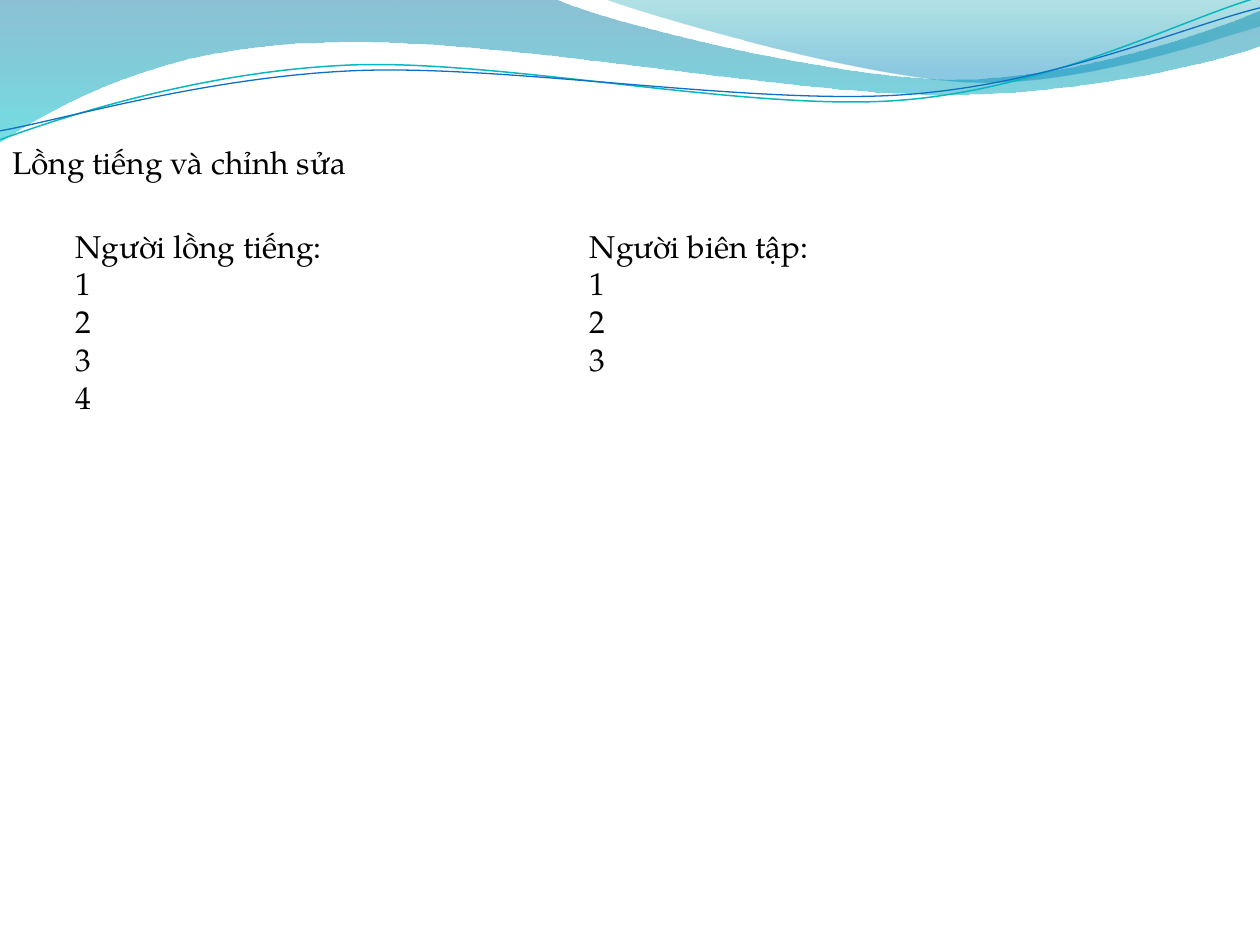
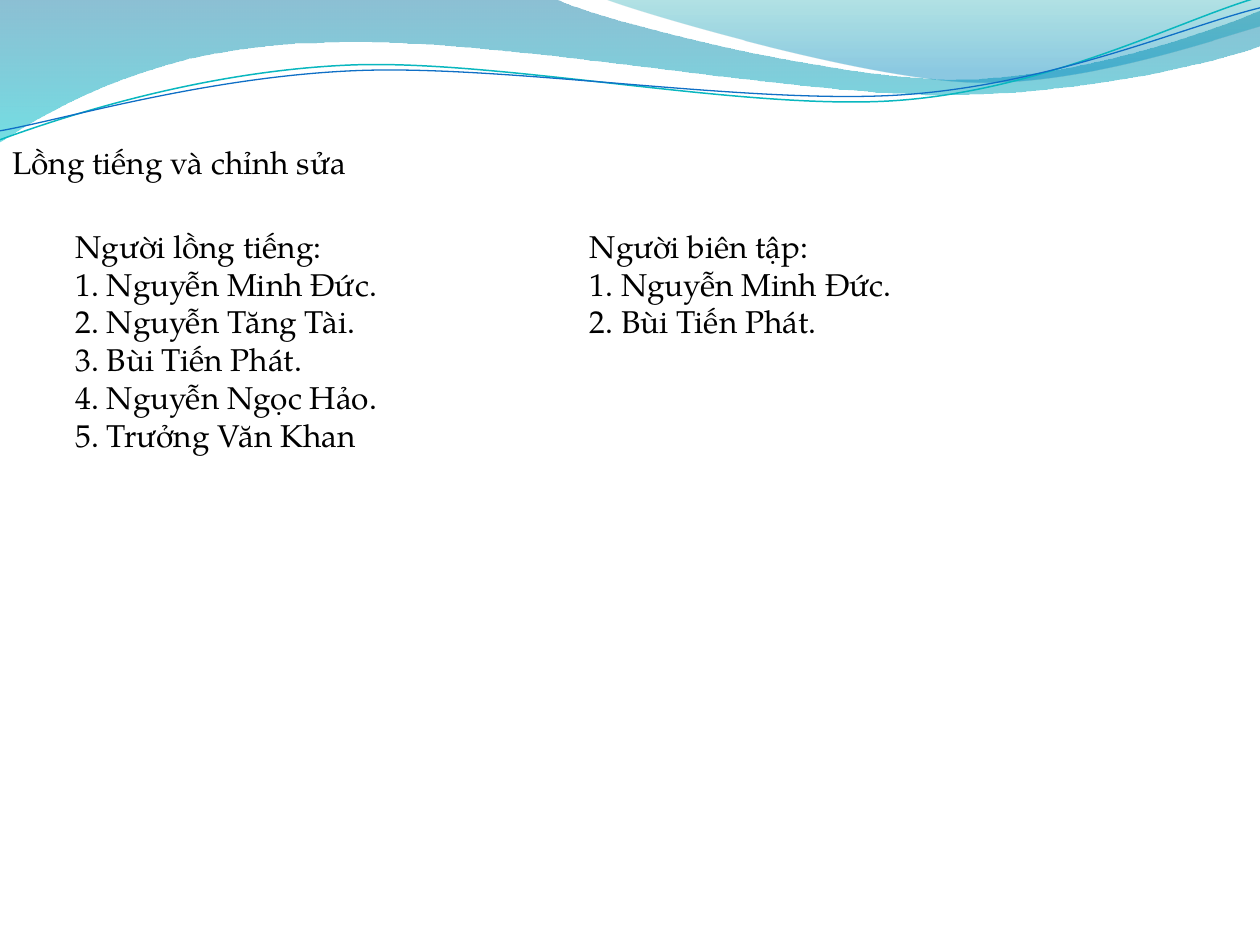
Before and after one commit to NguyenMinhDuccFT/Nhom7nmcnt, a slide deck: slide 7 of nhom 7.pptx. Drawn at 1260x945 pixels with LibreOffice and Linux fonts; fonts in the diff are those of the drawing; background and template pictures are left out. Boxes give left, top, right and bottom in pixels: in the first picture for what was removed or moved away, otherwise in the second. Text is boxed around its words. In the diff, an @@ line names an element or a change of style, - is before the commit and + after.

Commit message:
Sua Slide 3, 7
By Phat Bui

```diff
--- a/nhom 7.pptx
+++ b/nhom 7.pptx
@@ text at [75, 263, 377, 456]: text changed @@
-1
-2
-3
-4
+1. Nguyễn Minh Đức.
+2. Nguyễn Tăng Tài.
+3. Bùi Tiến Phát.
+4. Nguyễn Ngọc Hảo.
+5. Trưởng Văn Khan
@@ text at [590, 263, 891, 334]: text changed @@
-1
-2
-3
+1. Nguyễn Minh Đức.
+2. Bùi Tiến Phát.
```
Also in this commit, not shown: 1 other slide changed.
